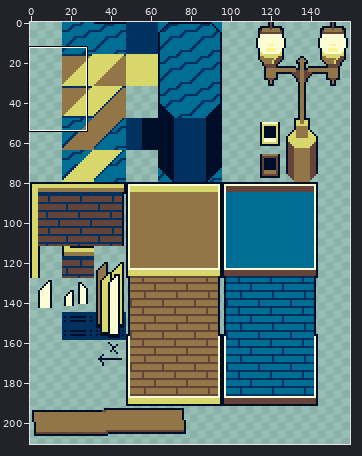
Edited in one commit: sprite sheet (assets/sprites/tile/tile_lev1.png). The first picture is a wide view before the edit; the outline marks the close-up.
Close-up. First the earlier version:
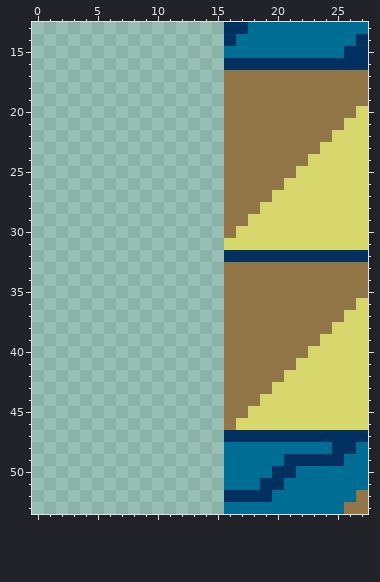
The file is 160x368 pixels. Shown: x 0..27, y 13..53. The wide view leaves out empty margins.
The same view after the edit:
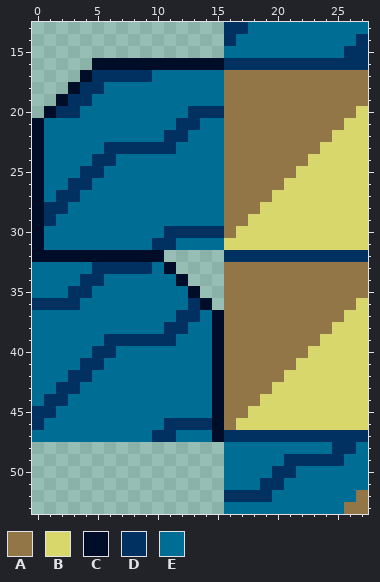
Palette (. is transparent): A #927647  B #d7d76c  C #000d29  D #003161  E #006d94
Edits made:
{"y":16,"x":5,"old":"...........","new":"CCCCCCCCCCC"}
{"y":17,"x":4,"old":"............","new":"CDDDDDEEEEEE"}
{"y":18,"x":3,"old":".............","new":"CDDEEEEEEEEEE"}
{"y":19,"x":2,"old":"..............","new":"CDDEEEEEEEEEEE"}
{"y":20,"x":1,"old":"...............","new":"CDDEEEEEEEEEDDD"}
{"y":21,"x":0,"old":"................","new":"CEEEEEEEEEEEDDEE"}
{"y":22,"x":0,"old":"................","new":"CEEEEEEEEEEDDEEE"}
{"y":23,"x":0,"old":"................","new":"CEEEEEDDDDDDEEEE"}
{"y":24,"x":0,"old":"................","new":"CEEEEDDEEEEEEEEE"}
{"y":25,"x":0,"old":"................","new":"CEEEDDEEEEEEEEEE"}
{"y":26,"x":0,"old":"................","new":"CEEDDEEEEEEEEEEE"}
{"y":27,"x":0,"old":"................","new":"CEDDEEEEEEEEEEEE"}
{"y":28,"x":0,"old":"................","new":"CDDEEEEEEEEEEEEE"}
{"y":29,"x":0,"old":"................","new":"CDEEEEEEEEEEEEEE"}
{"y":30,"x":0,"old":"................","new":"CEEEEEEEEEEDDDDD"}
{"y":31,"x":0,"old":"................","new":"CEEEEEEEEEDDEEEE"}
{"y":32,"x":0,"old":"...........","new":"CCCCCCCCCCC"}
{"y":33,"x":0,"old":"............","new":"EEEEEDDDDDEC"}
{"y":34,"x":0,"old":".............","new":"EEEEDDEEEEEEC"}
{"y":35,"x":0,"old":"..............","new":"EEEDDEEEEEEEEC"}
{"y":36,"x":0,"old":"...............","new":"DDDDEEEEEEEEEDC"}
{"y":37,"x":0,"old":"................","new":"EEEEEEEEEEEEDDEC"}
{"y":38,"x":0,"old":"................","new":"EEEEEEEEEEEDDEEC"}
{"y":39,"x":0,"old":"................","new":"EEEEEEDDDDDDEEEC"}
{"y":40,"x":0,"old":"................","new":"EEEEEDDEEEEEEEEC"}
{"y":41,"x":0,"old":"................","new":"EEEEDDEEEEEEEEEC"}
{"y":42,"x":0,"old":"................","new":"EEEDDEEEEEEEEEEC"}
{"y":43,"x":0,"old":"................","new":"EEDDEEEEEEEEEEEC"}
{"y":44,"x":0,"old":"................","new":"EDDEEEEEEEEEEEEC"}
{"y":45,"x":0,"old":"................","new":"DDEEEEEEEEEEEEEC"}
{"y":46,"x":0,"old":"................","new":"DEEEEEEEEEEDDDDC"}
{"y":47,"x":0,"old":"................","new":"EEEEEEEEEEDDEEEC"}
{"label":"added","picture_box":[32,58,224,442]}
